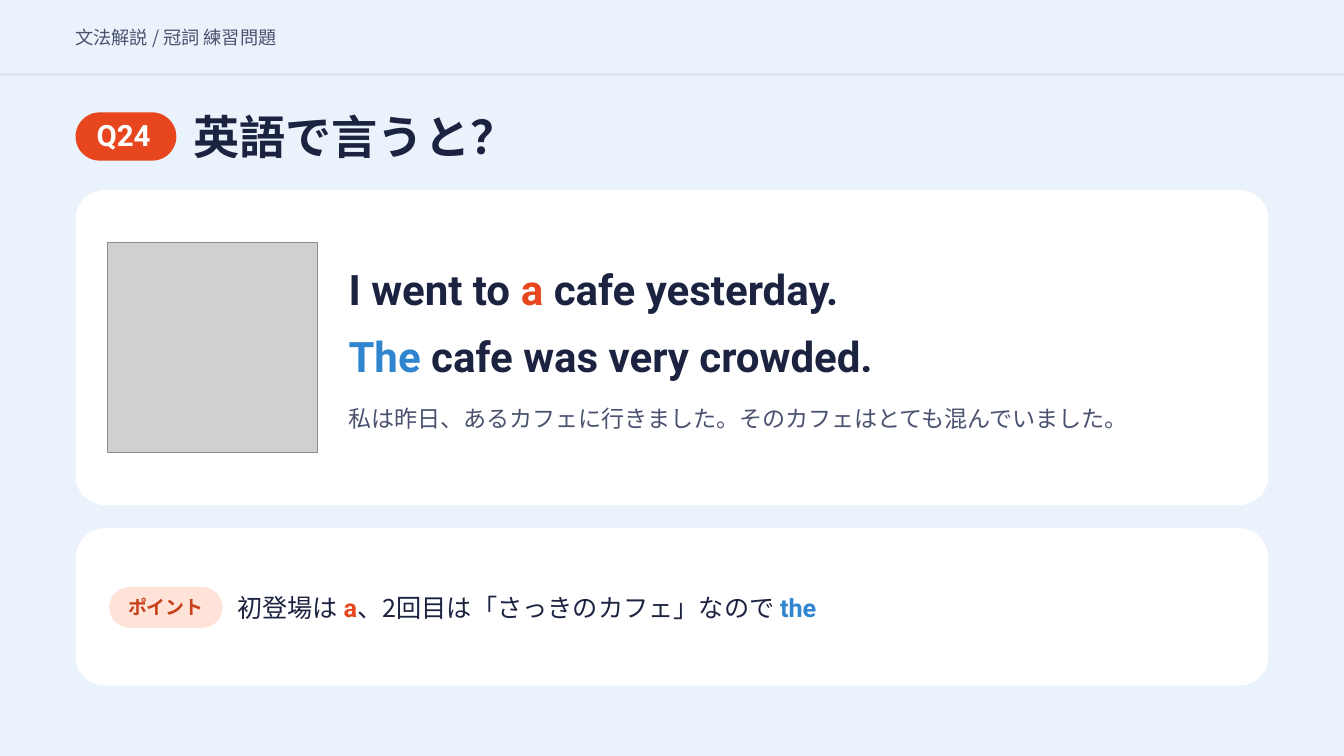
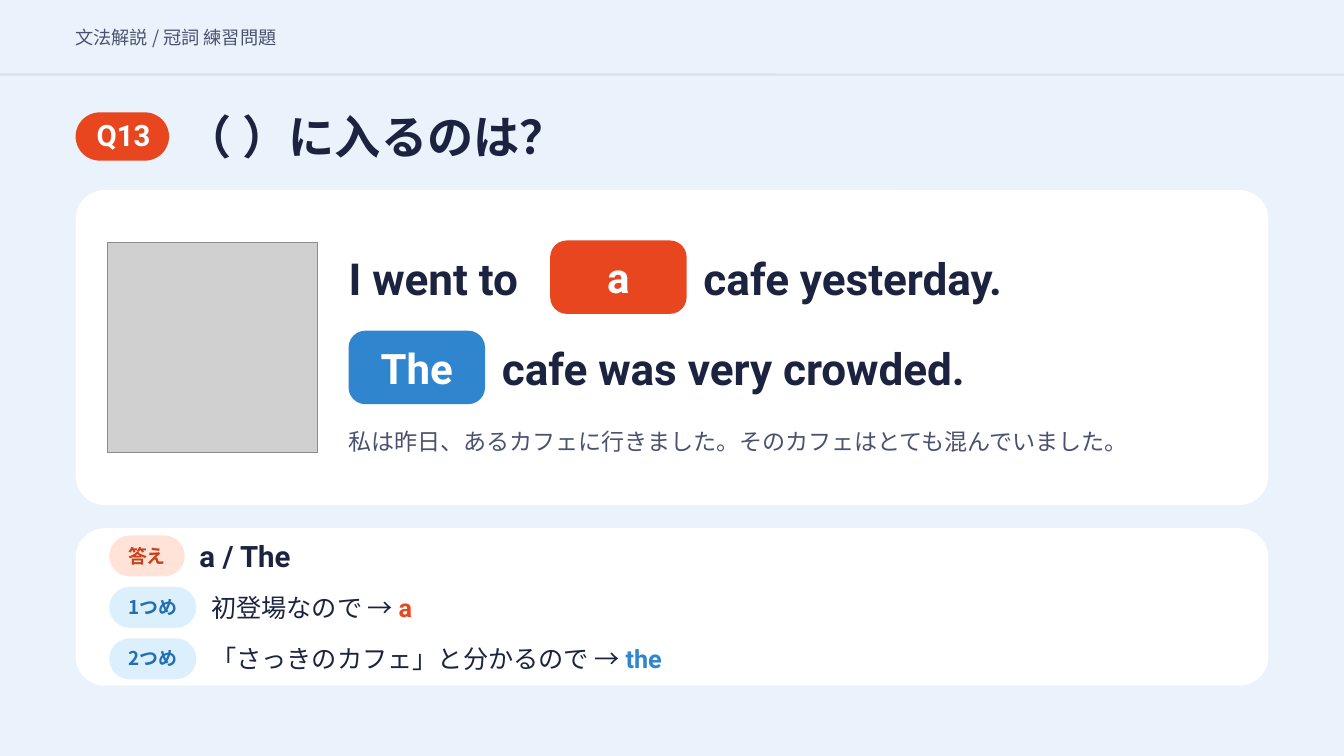
Before and after one commit to hinakajisaki-dev/hina-english, a slide deck: slide 32 of matome/articles-4/articles-4-slides.pptx (slide 55 before the commit). Drawn at 1344x756 pixels with LibreOffice and Linux fonts; fonts in the diff are those of the drawing; grey boxes stand for pictures. Boxes give left, top, right and bottom in pixels: in the first picture for what was removed or moved away, otherwise in the second. Text is boxed around its words. In the diff, an @@ line names an element or a change of style, - is before the commit and + after.

```diff
--- a/matome/articles-4/articles-4-slides.pptx
+++ b/matome/articles-4/articles-4-slides.pptx
@@ rounded rectangle: place and size @@
-rounded rectangle at bbox=[76, 112, 176, 160]
+rounded rectangle at bbox=[76, 112, 169, 160]
@@ text at bbox=[243, 114, 566, 159]: text changed @@
-英語で言うと？
+（ ）に入るのは？
@@ text at bbox=[97, 124, 151, 150]: text changed @@
-Q24
+Q13
@@ text at bbox=[349, 263, 518, 296]: text changed; size 30 to 31.5 pt @@
-I went to a cafe yesterday.
+I went to
@@ rounded rectangle added at bbox=[551, 241, 687, 315], fill #E8461E @@
@@ text added at bbox=[703, 261, 1002, 305], 31.5 pt, text #1C2340, bold @@
+cafe yesterday.
@@ text added at bbox=[607, 270, 630, 294], 30 pt, text #FFFFFF, bold @@
+a
@@ rounded rectangle added at bbox=[349, 331, 485, 404], fill #2F86CF @@
@@ text added at bbox=[381, 352, 453, 385], 30 pt, text #FFFFFF, bold @@
+The
@@ text at bbox=[502, 351, 965, 395]: text changed; size 30 to 31.5 pt @@
-The cafe was very crowded.
+cafe was very crowded.
@@ text "私は昨日、あるカフェに行きました。そのカフェはとても混んでいました。": place and size @@
-text "私は昨日、あるカフェに行きました。そのカフェはとても混んでいました。" at bbox=[349, 407, 1128, 429]
+text "私は昨日、あるカフェに行きました。そのカフェはとても混んでいました。" at bbox=[349, 430, 1128, 452]
@@ rounded rectangle: place and size @@
-rounded rectangle at bbox=[109, 587, 222, 628]
+rounded rectangle at bbox=[109, 535, 185, 577]
@@ text added at bbox=[128, 547, 166, 565], 13.5 pt, text #C8401A, bold @@
+答え
@@ text added at bbox=[199, 545, 291, 568], 21 pt, text #1C2340, bold @@
+a / The
@@ rounded rectangle added at bbox=[109, 587, 196, 628], fill #DCEFFC @@
@@ text removed at bbox=[128, 597, 203, 615] @@
-ポイント
@@ text added at bbox=[128, 599, 177, 615], 13.5 pt, text #1F6FB2, bold @@
+1つめ
@@ text added at bbox=[211, 596, 413, 619], 18 pt, text #1C2340 @@
+初登場なので → a
@@ rounded rectangle added at bbox=[109, 638, 196, 680], fill #DCEFFC @@
@@ text added at bbox=[128, 650, 177, 666], 13.5 pt, text #1F6FB2, bold @@
+2つめ
@@ text at bbox=[211, 646, 662, 670]: text changed @@
-初登場は a、2回目は「さっきのカフェ」なので the
+「さっきのカフェ」と分かるので → the
```
Also in this commit, not shown: 49 other slides changed, 1 slide added, 2 slides removed, 3 other files.
